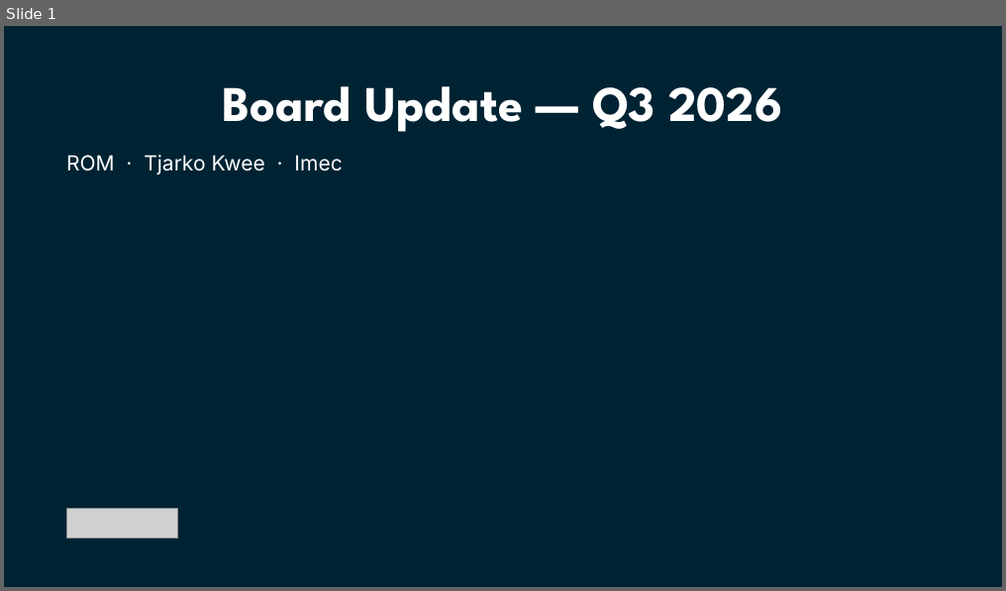
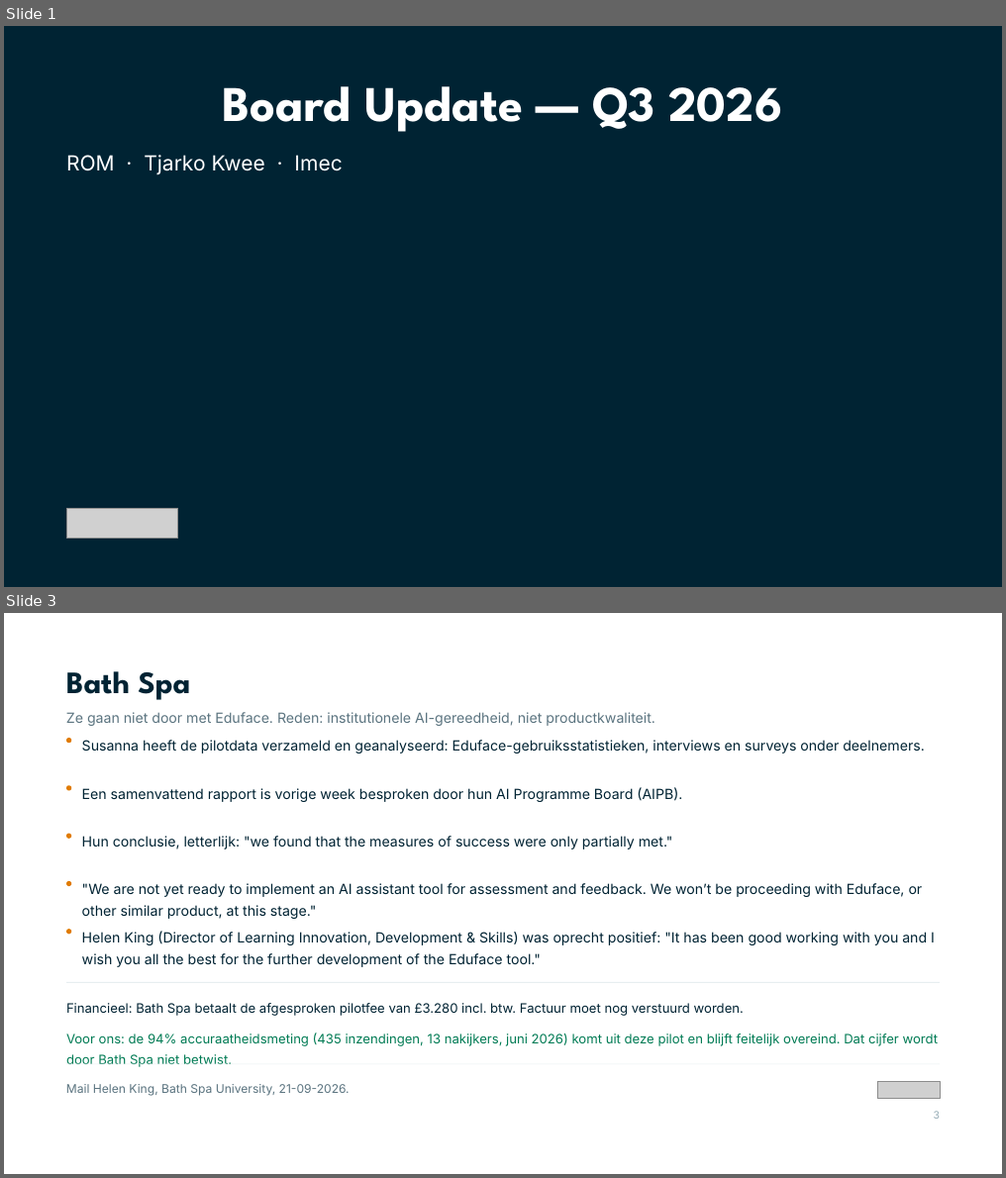
Before and after one commit to Dante-Eduface/Claude, a slide deck: GTM/board-meeting-q3-2026/deck/eduface-board-q3-2026-bewerkbaar.pptx. Shown one above the other, each under a label of ours: slide 1 before the commit, slides 1 and 3 after it; the slides between them are not shown. The pictures are 1006x591 and 1006x1178 pixels, drawn with LibreOffice and Linux fonts; fonts in the diff are those of the drawing; grey boxes stand for pictures. Boxes give left, top, right and bottom in pixels: in the first picture for what was removed or moved away, otherwise in the second. Text is boxed around its words. In the diff, an @@ line names an element or a change of style, - is before the commit and + after.

```diff
--- a/GTM/board-meeting-q3-2026/deck/eduface-board-q3-2026-bewerkbaar.pptx
+++ b/GTM/board-meeting-q3-2026/deck/eduface-board-q3-2026-bewerkbaar.pptx
@@ slide 3 added at (4,613,1002,1174), background #FFFFFF @@
@@ text added at (66,671,190,700), 30 pt, text #002333, bold @@
+Bath Spa
@@ text added at (66,712,655,726), 13.5 pt, text #5B7480 @@
+Ze gaan niet door met Eduface. Reden: institutionele AI-gereedheid, niet productkwaliteit.
@@ rounded rectangle added at (66,738,71,744), fill #E07B00 @@
@@ text added at (82,740,924,754), 13.5 pt, text #002333 @@
+Susanna heeft de pilotdata verzameld en geanalyseerd: Eduface-gebruiksstatistieken, interviews en surveys onder deelnemers.
@@ rounded rectangle added at (66,786,71,791), fill #E07B00 @@
@@ text added at (82,787,682,802), 13.5 pt, text #002333 @@
+Een samenvattend rapport is vorige week besproken door hun AI Programme Board (AIPB).
@@ rounded rectangle added at (66,833,71,839), fill #E07B00 @@
@@ text added at (82,836,673,850), 13.5 pt, text #002333 @@
+Hun conclusie, letterlijk: "we found that the measures of success were only partially met."
@@ rounded rectangle added at (66,881,71,886), fill #E07B00 @@
@@ text added at (82,883,923,919), 13.5 pt, text #002333 @@
+"We are not yet ready to implement an AI assistant tool for assessment and feedback. We won’t be proceeding with Eduface, or other similar product, at this stage."
@@ rounded rectangle added at (66,929,71,934), fill #E07B00 @@
@@ text added at (82,931,935,967), 13.5 pt, text #002333 @@
+Helen King (Director of Learning Innovation, Development & Skills) was oprecht positief: "It has been good working with you and I wish you all the best for the further development of the Eduface tool."
@@ rectangle added at (66,982,940,983), fill #E7EEF0 @@
@@ text added at (66,1003,744,1016), 12.5 pt, text #002333 @@
+Financieel: Bath Spa betaalt de afgesproken pilotfee van £3.280 incl. btw. Factuur moet nog verstuurd worden.
@@ text added at (66,1033,939,1064), 12.5 pt, text #007B54 @@
+Voor ons: de 94% accuraatheidsmeting (435 inzendingen, 13 nakijkers, juni 2026) komt uit deze pilot en blijft feitelijk overeind. Dat cijfer wordt door Bath Spa niet betwist.
@@ rectangle added at (66,1064,940,1065), fill #E7EEF0 @@
@@ text added at (66,1084,350,1096), 11.5 pt, text #5B7480 @@
+Mail Helen King, Bath Spa University, 21-09-2026.
@@ picture added at (877,1081,940,1099) @@
@@ text added at (934,1111,940,1119), 10 pt, text #9AAFB8 @@
+3
```
Also in this commit, not shown: 6 slides changed, 5 other slides added, 7 slides removed, 36 other files.
